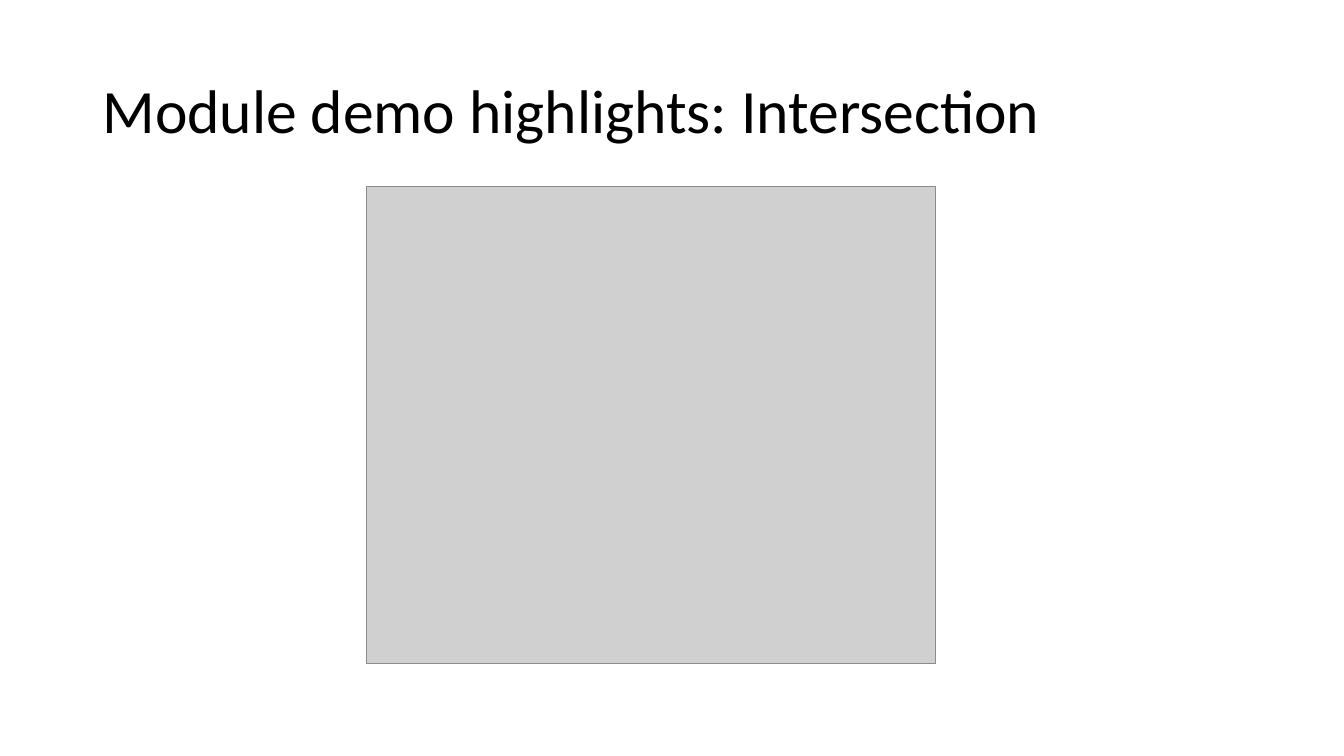
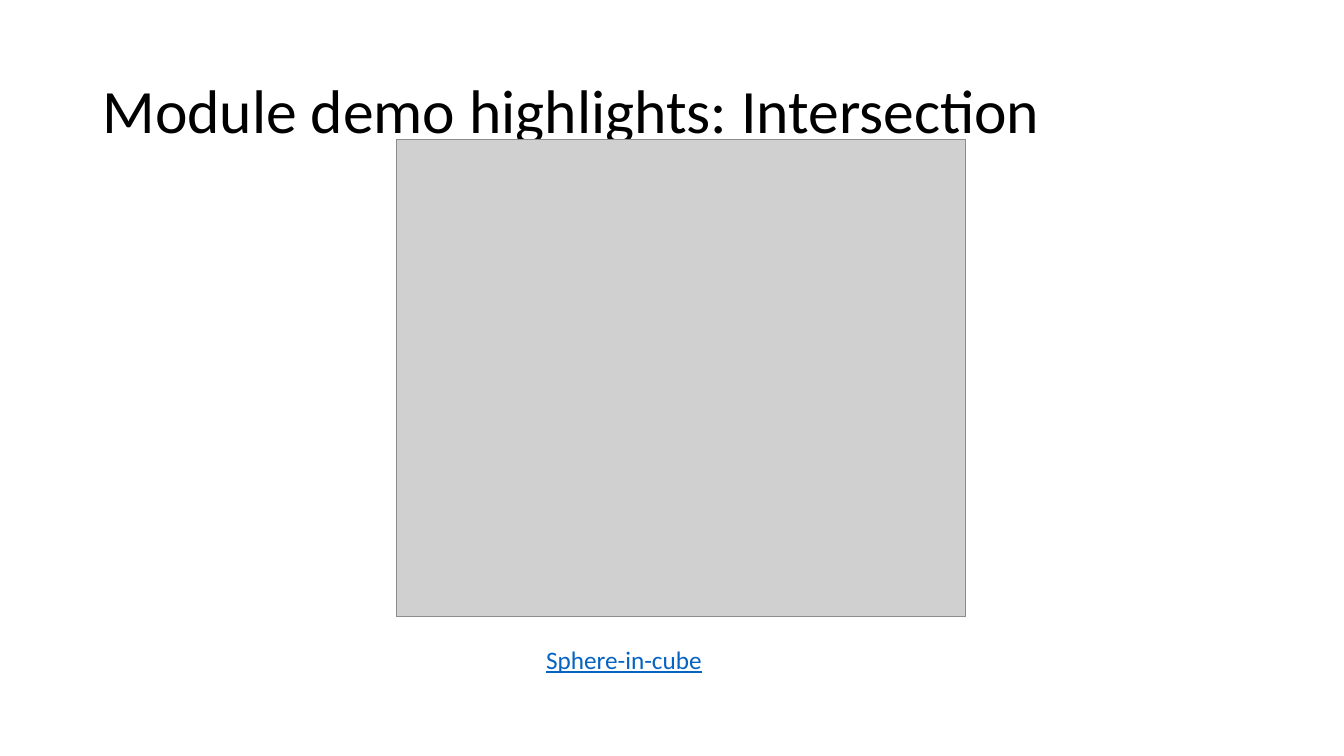
Before and after one commit to wonder-phil/UEMCON-2025, a slide deck: slide 2 of p03/A-frame-Boolean-operations.pptx. Drawn at 1344x756 pixels with LibreOffice and Linux fonts; fonts in the diff are those of the drawing; grey boxes stand for pictures. Boxes give left, top, right and bottom in pixels: in the first picture for what was removed or moved away, otherwise in the second. Text is boxed around its words. In the diff, an @@ line names an element or a change of style, - is before the commit and + after.

```diff
--- a/p03/A-frame-Boolean-operations.pptx
+++ b/p03/A-frame-Boolean-operations.pptx
@@ picture moved from (x1=366, y1=187, x2=936, y2=664) to (x1=396, y1=139, x2=966, y2=617) @@
@@ text added at (x1=546, y1=651, x2=701, y2=673), 18 pt, text #0563C1, underline @@
+Sphere-in-cube
```
Also in this commit, not shown: 1 slide added, 20 other files.
